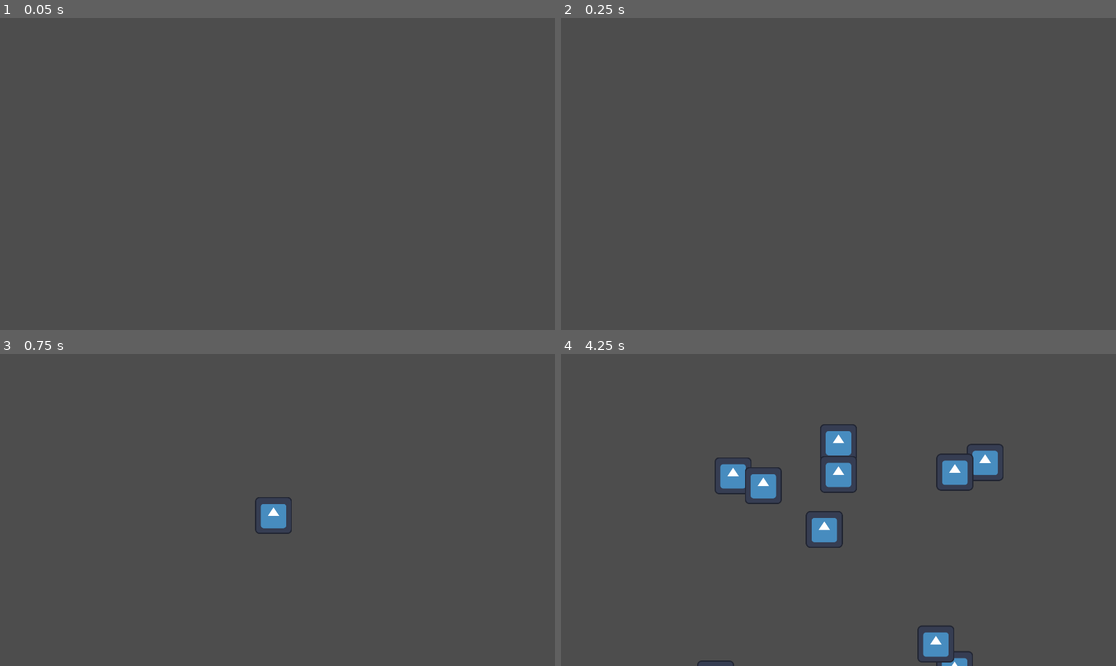
Above: before the commit, frames 1-4 (two rows, left to right).
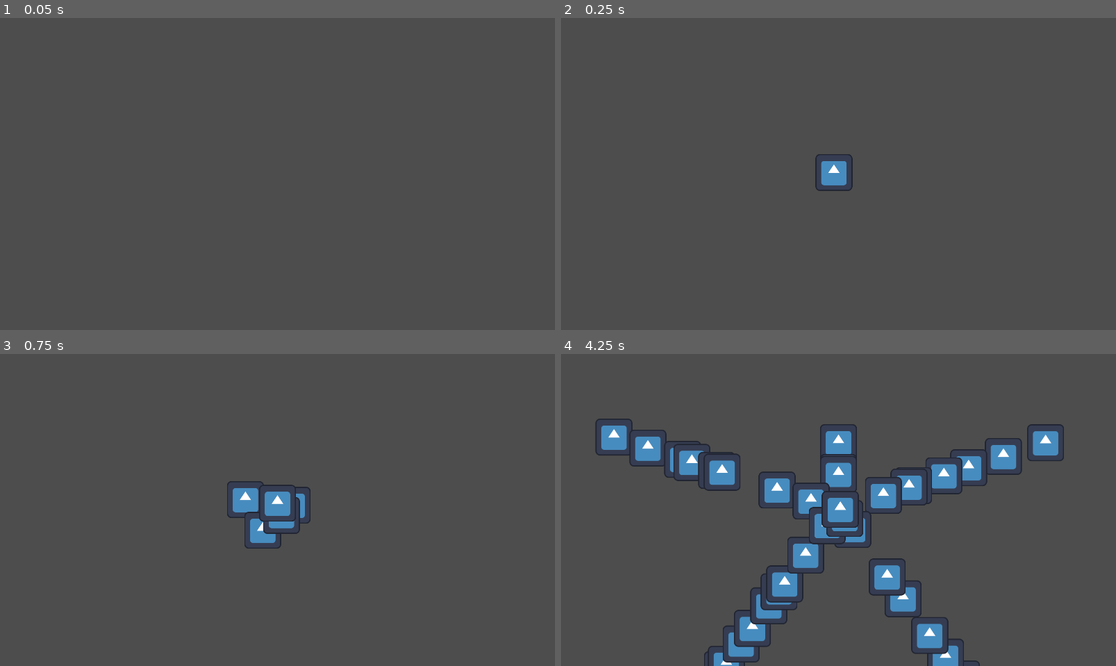
Above: after the commit, the same moments.

Repository: akulica/hackupc-2026
Game: Godot game, scene res://note_spawner.tscn
Two runs of this game, one before a commit and one after it. Both use one fixed random seed, a clock stepped at 60 frames per second and the inputs below. The engine's default icon, where the game draws it, is replaced by a stand-in: a white triangle on a blue panel in a dark square.
Inputs:
- Up to frame 1 (0.05 s): no input
- Up to frame 2 (0.25 s): no input
- Up to frame 3 (0.75 s): tap A (notea) at 0.6 s
- Up to frame 4 (4.25 s): tap D (noted) at 0.8, 1.35 s; tap E (notee) at 1.55, 2.1 s; tap Q (noteq) at 2.3, 2.85 s; tap W (notew) at 3.05, 3.6 s; tap A (notea) at 3.8 s

Frame 1 is identical in both runs. In frame 2, 0.5% of the frame differs, in the area x 45-53%, y 43-56%; in frame 3, 1.4%; in frame 4, 10%, in the area x 6-91%, y 20-100%.

Commit message:
Add files via upload

Diff:
--- a/note.tscn
+++ b/note.tscn
@@ -14,3 +14,5 @@
 
 [node name="Sprite2D" type="Sprite2D" parent="." unique_id=370257341]
 texture = ExtResource("2_lyp5m")
+
+[node name="Timer" type="Timer" parent="." unique_id=2048985272]
--- a/note_spawner.tscn
+++ b/note_spawner.tscn
@@ -4,3 +4,9 @@
 
 [node name="note spawner" type="Node2D" unique_id=1500124886]
 script = ExtResource("1_dsjd3")
+
+[node name="Timer" type="Timer" parent="." unique_id=326680032]
+wait_time = 0.156
+autostart = true
+
+[connection signal="timeout" from="Timer" to="." method="_on_timer_timeout"]
--- a/scripts/note_spawner.gd
+++ b/scripts/note_spawner.gd
@@ -1,5 +1,6 @@
 extends Node2D
-
+var array = [1,2,4,0,1,2,3,4,1,3,2,4,1,2,3,2,2,3,4]
+var notenum = 0
 # Called when the node enters the scene tree for the first time.
 func _ready() -> void:
 	position=Vector2(960,540)
@@ -8,25 +9,25 @@
 # Called every frame. 'delta' is the elapsed time since the previous frame.qwqq
 func _process(delta: float) -> void:
 	if Input.is_action_just_pressed("notew"):
-		var node = preload("res://note.tscn").instantiate()
-		node.dir = Vector2(sin(PI),cos(PI))
-		add_child(node)
+		instantiate_note(0)
+	if Input.is_action_just_pressed("notee"):
+		instantiate_note(1)
+	if Input.is_action_just_pressed("noted"):
+		instantiate_note(2)
+	if Input.is_action_just_pressed("notea"):
+		instantiate_note(3)
 	if Input.is_action_just_pressed("noteq"):
-		var node = preload("res://note.tscn").instantiate()
-		node.dir = Vector2(sin(-PI*3/5),cos(-PI*3/5))
-		add_child(node)
+		instantiate_note(4)
 
-	if Input.is_action_just_pressed("notee"):
-		var node = preload("res://note.tscn").instantiate()
-		node.dir = Vector2(sin(PI*3/5),cos(PI*3/5))
-		add_child(node)
+func instantiate_note(button: int) -> void:
+	var node = preload("res://note.tscn").instantiate()
+	node.dir = -Vector2(sin(PI-(float(button)*2./5.*PI)),cos(((float(button)*2./5.*PI))))
+	add_child(node)
 
-	if Input.is_action_just_pressed("noted"):
-		var node = preload("res://note.tscn").instantiate()
-		node.dir = Vector2(sin(PI*1/5),cos(PI*1/5))
-		add_child(node)
 
-	if Input.is_action_just_pressed("notea"):
-		var node = preload("res://note.tscn").instantiate()
-		node.dir = Vector2(sin(-PI*1/5),cos(-PI*1/5))
-		add_child(node)
+func _on_timer_timeout() -> void:
+	instantiate_note(array[notenum])
+	if notenum<array.size()-1:
+		notenum+=1
+	else:
+		notenum=0
